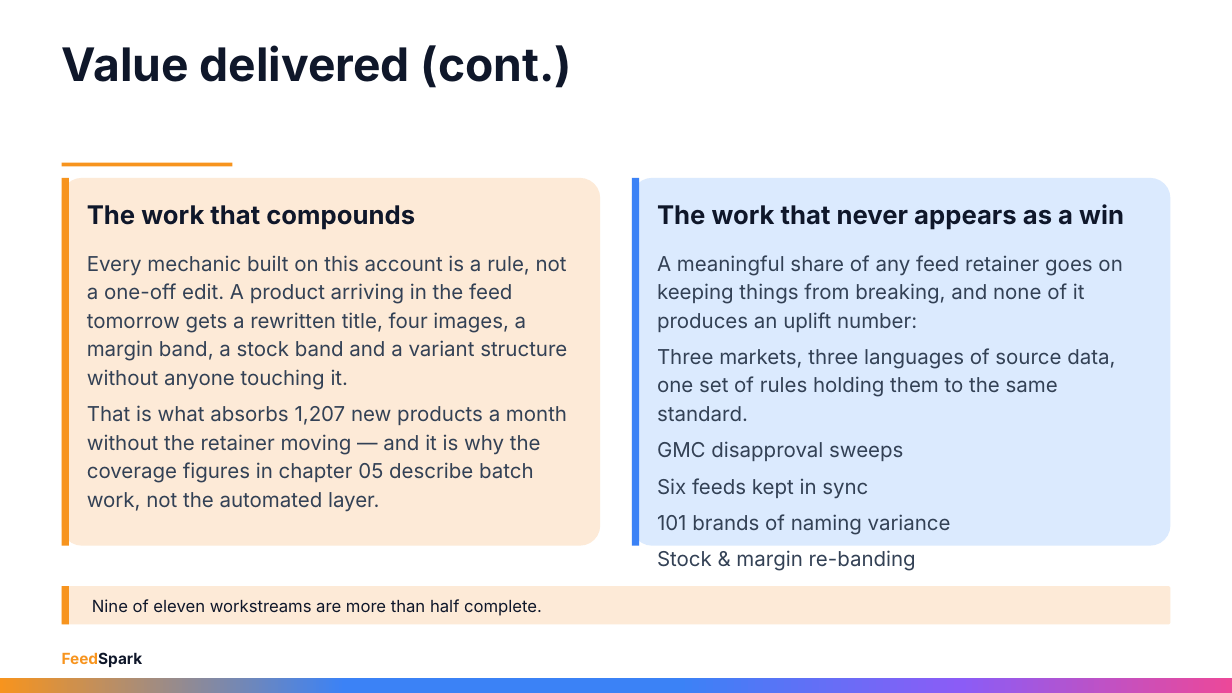
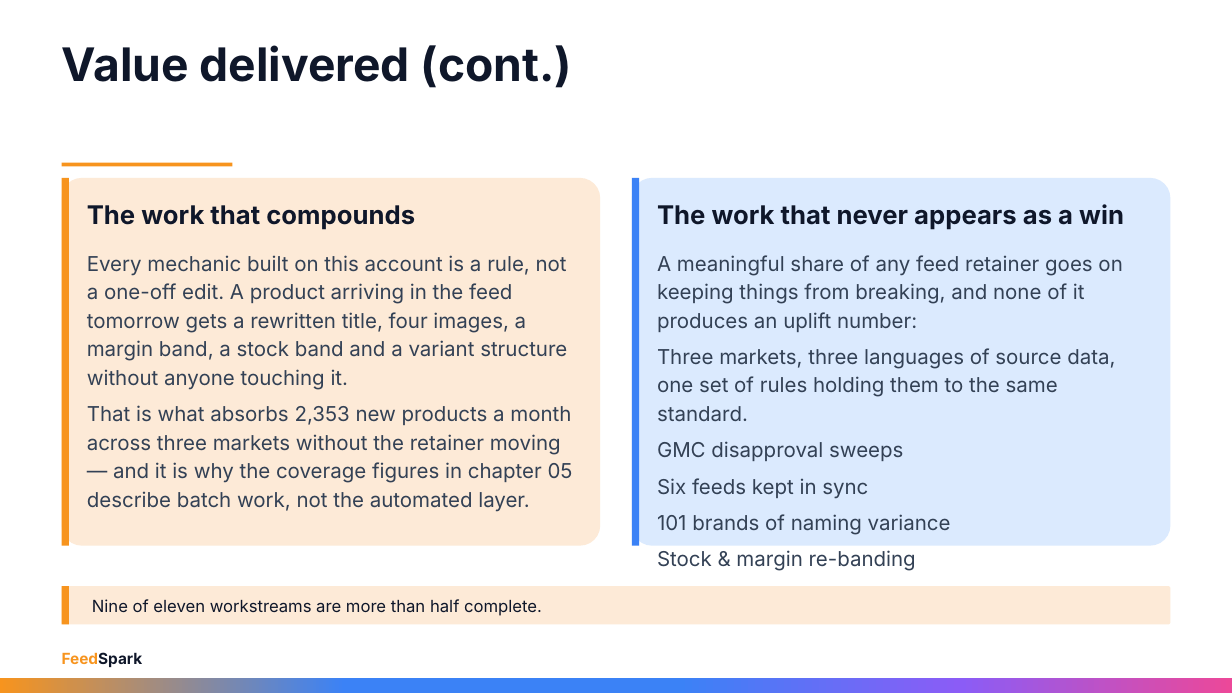
Before and after one commit to rayvtt/feedspark, a slide deck: slide 39 of docs/materials/Schuh_Strategy_Review_Sep26.pptx (slide 41 before the commit). Drawn at 1232x693 pixels with LibreOffice and Linux fonts; fonts in the diff are those of the drawing. Boxes give left, top, right and bottom in pixels: in the first picture for what was removed or moved away, otherwise in the second. Text is boxed around its words. In the diff, an @@ line names an element or a change of style, - is before the commit and + after.

```diff
--- a/docs/materials/Schuh_Strategy_Review_Sep26.pptx
+++ b/docs/materials/Schuh_Strategy_Review_Sep26.pptx
@@ text at [87,405,573,512]: text changed @@
-That is what absorbs 1,207 new products a month without the retainer moving — and it is why the coverage figures in chapter 05 describe batch work, not the automated layer.
+That is what absorbs 2,353 new products a month across three markets without the retainer moving — and it is why the coverage figures in chapter 05 describe batch work, not the automated layer.
```
Also in this commit, not shown: 22 other slides changed, 5 slides added, 7 slides removed, 2 other files.
